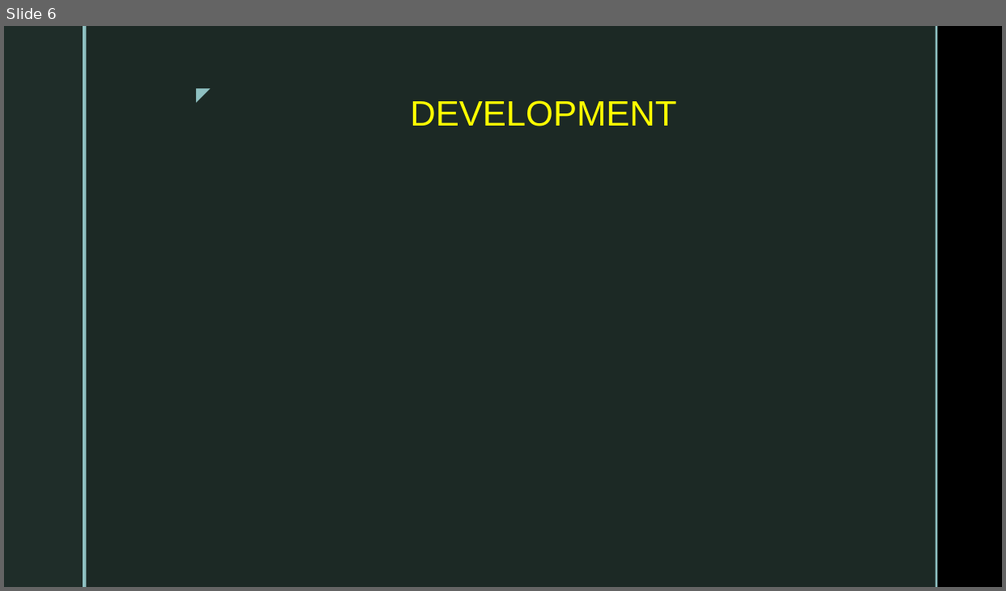
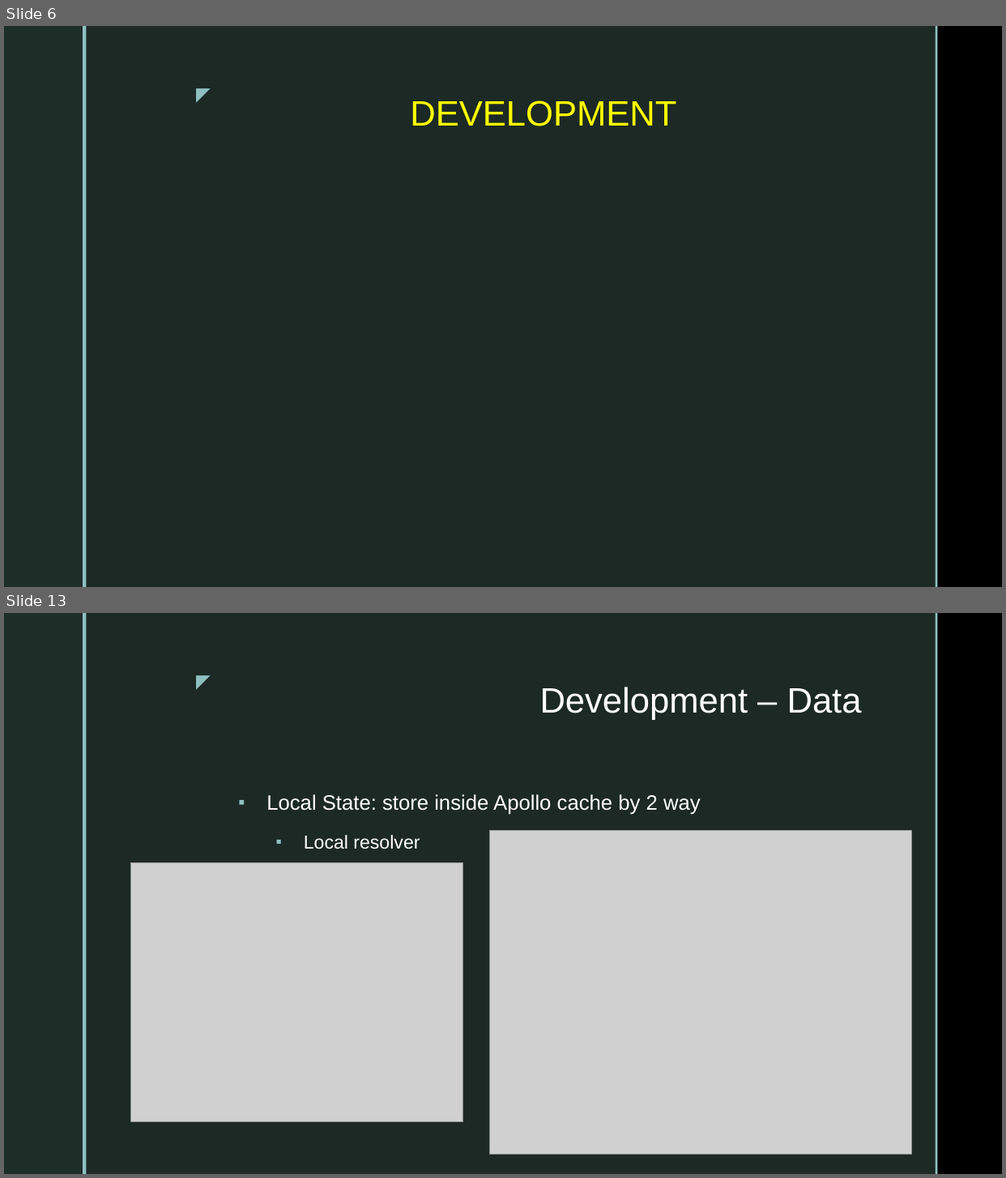
Before and after one commit to dtvu94/Apollo-Server-Client, a slide deck: Docs/Apollo_Client_React.pptx. Shown one above the other, each under a label of ours: slide 6 before the commit, slides 6 and 13 after it; the slides between them are not shown. The pictures are 1006x591 and 1006x1178 pixels, drawn with LibreOffice and Linux fonts; fonts in the diff are those of the drawing; grey boxes stand for pictures; background and template pictures are left out. Boxes give left, top, right and bottom in pixels: in the first picture for what was removed or moved away, otherwise in the second. Text is boxed around its words. In the diff, an @@ line names an element or a change of style, - is before the commit and + after.

Commit message:
Update complete Apollo Client slide and demo

```diff
--- a/Docs/Apollo_Client_React.pptx
+++ b/Docs/Apollo_Client_React.pptx
@@ slide 13 added at (x1=4, y1=613, x2=1002, y2=1174), background picture (left out); not listed: 5 template elements that a slide beside it also shows @@
@@ title added at (x1=540, y1=687, x2=862, y2=720), 34 pt, text #FFFFFF @@
+Development – Data
@@ text added at (x1=266, y1=794, x2=701, y2=850), 20 pt, text #FFFFFF @@
+▪ Local State: store inside Apollo cache by 2 way
+  ▪ Local resolver
@@ picture added at (x1=490, y1=830, x2=912, y2=1154) @@
@@ picture added at (x1=130, y1=863, x2=463, y2=1122) @@
```
Also in this commit, not shown: 1 slide changed, 27 other slides added, 5 slides removed, 20 other files.
